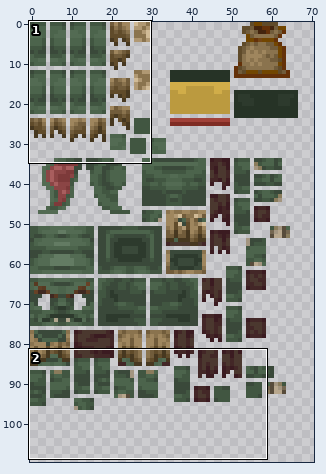
Sprite sheet -- resources/assets/models/goblin.png. The picture above shows the old version from afar; the outline marks the close-up.
Close-up. Before the edit:
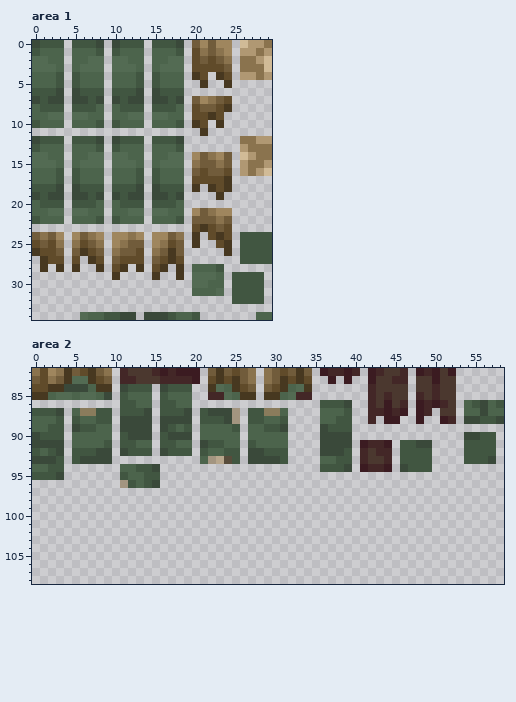
The file is 128x128 pixels. Pixels under 10% opacity are left out. Colours within 5 levels of each other are drawn and written as one. Shown: area 1: x 0..29, y 0..34; area 2: x 0..58, y 82..108. The wide view leaves out empty margins.
The same view after the edit:
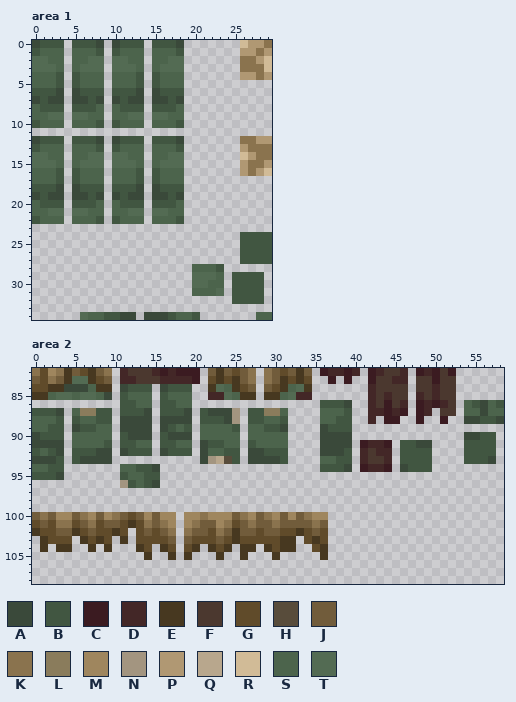
Palette (. is transparent): A #3a493a  B #415641  C #3b1b21  D #432727  E #473820  F #4b382f  G #604b2a  H #584c3b  J #715c3b  K #8a734e  L #8a7c5c  M #9f865e  N #a39580  P #b09873  Q #b8a78d  R #d1bb97  S #4c644c  T #536b53
Edits made:
Changed rows in their new state; - is an unchanged pixel.
Area 1:
first column x 0:
 0 --------------------.....
 1 --------------------.....
 2 --------------------.....
 3 --------------------.....
 4 --------------------..-..
 5 ---------------------.--.
 7 --------------------.....
 8 --------------------.....
 9 --------------------....-
10 --------------------..-.-
11 ---------------------.---
14 --------------------.....
15 --------------------.....
16 --------------------.....
17 --------------------.....
18 --------------------.-...
19 -----------------------.-
21 --------------------.....
22 --------------------.....
23 --------------------.....
24 ....-....-....-....-.-...
25 ....-....-....-....-.--..
26 ....-....-....-....-----.
27 -...-.-..-....-....------
28 -.-.-.--.-..-.-..-.------
29 ----------.----.--.------
Area 2:
first column x 52:
 88 .
first column x 21:
 92 A
 93 A
first column x 0:
100 JKJMMJKMJMKJGJMJMM-MMKMMMJKMJKMJMJKMM
101 GJGKKGJKGJJGEGKJKM-MKJJMKGJKJJKJJJJKJ
102 EGGJJEGJGGEG-GJGJK-KJJGKJEJJGJJGGEGJG
103 -EGGG-EGEG-E-GGGGJ-JGGGJGEGGGGGEE-GEG
104 -E-EE--E-E---EG-EG-GE-EGE-EE-EGEE--GE
105 --------------E--E-E---E--E---E-----E
